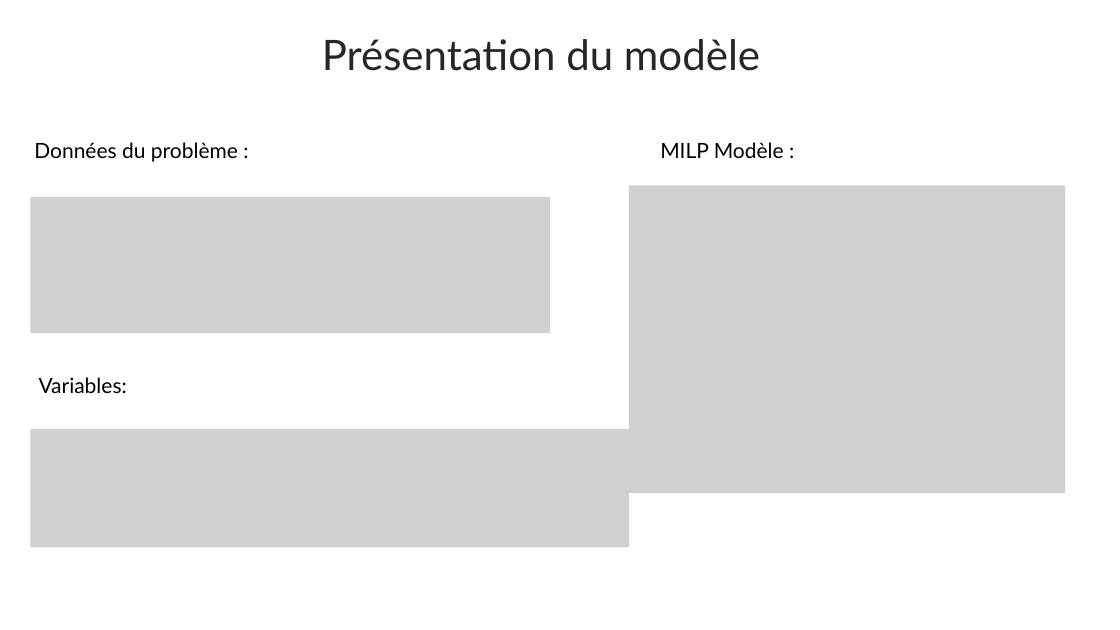
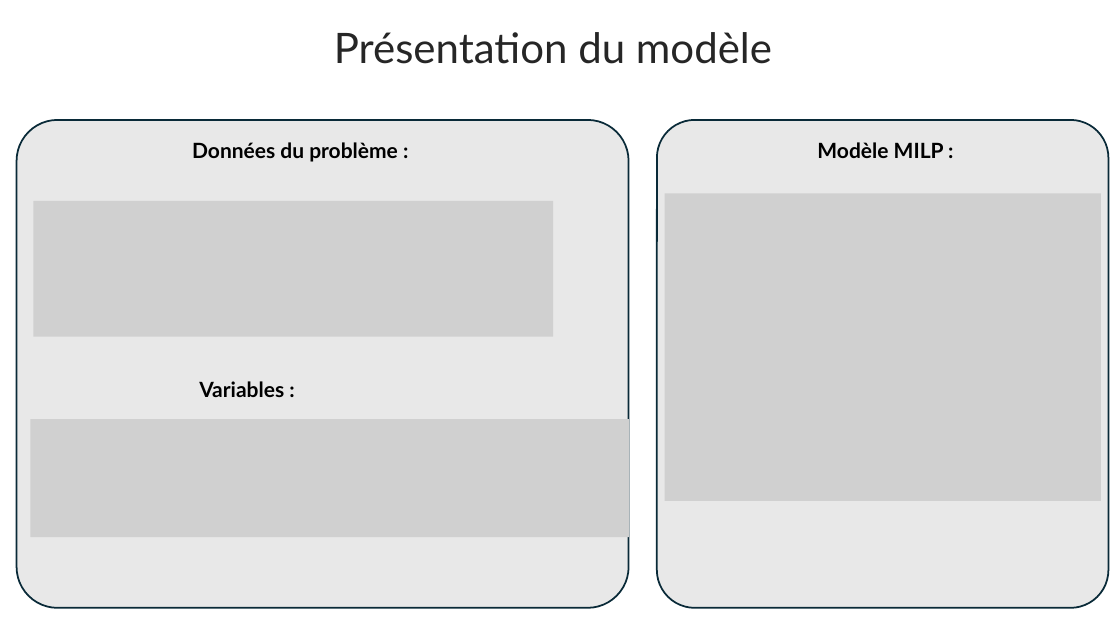
Before and after one commit to SimonBayl/Cutting_Stock_CG, a slide deck: slide 3 of Cutting_Stock_presentation.pptx. Drawn at 1120x630 pixels with LibreOffice and Linux fonts; fonts in the diff are those of the drawing; grey boxes stand for pictures. Boxes give left, top, right and bottom in pixels: in the first picture for what was removed or moved away, otherwise in the second. Text is boxed around its words. In the diff, an @@ line names an element or a change of style, - is before the commit and + after.

```diff
--- a/Cutting_Stock_presentation.pptx
+++ b/Cutting_Stock_presentation.pptx
@@ text "Présentation du modèle": place and size @@
-text "Présentation du modèle" at (322,39,760,71)
+text "Présentation du modèle" at (334,32,772,64)
@@ rounded rectangle added at (17,120,629,608), fill #E8E8E8, outline #092A39 1.5 pt @@
@@ text "Données du problème :": place and size @@
-text "Données du problème :" at (34,142,238,162)
+text "Données du problème :" at (192,142,398,162)
@@ text "Données du problème :" at (192,142,398,162): bold on @@
@@ rounded rectangle added at (657,120,1109,608), fill #E8E8E8, outline #092A39 1.5 pt @@
@@ text at (817,142,944,158): text changed; bold on @@
-MILP Modèle :
+Modèle MILP :
@@ picture: place and size @@
-picture at (30,197,550,334)
+picture at (34,201,554,337)
@@ picture: place and size @@
-picture at (629,186,1065,493)
+picture at (665,193,1101,501)
@@ text at (199,381,284,397): text changed; bold on @@
-Variables:
+Variables :
@@ picture: place and size @@
-picture at (30,429,628,548)
+picture at (30,419,628,538)
```
Also in this commit, not shown: 7 other slides changed, 1 slide added, 1 other file.
